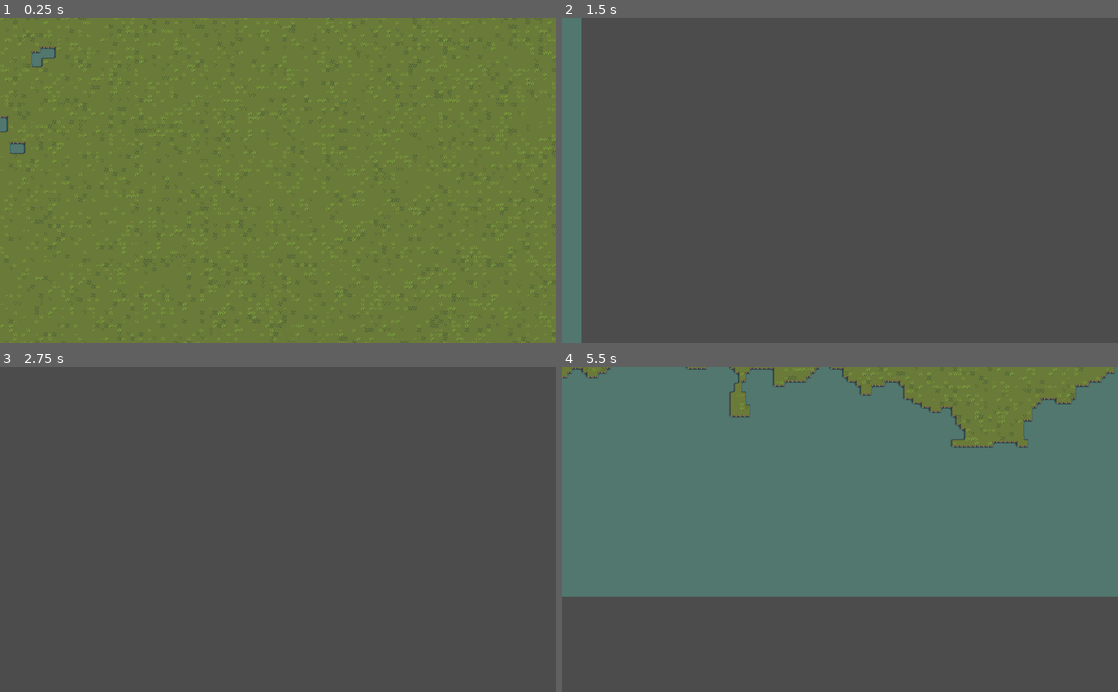
Above: before the commit, frames 1-4 (two rows, left to right).
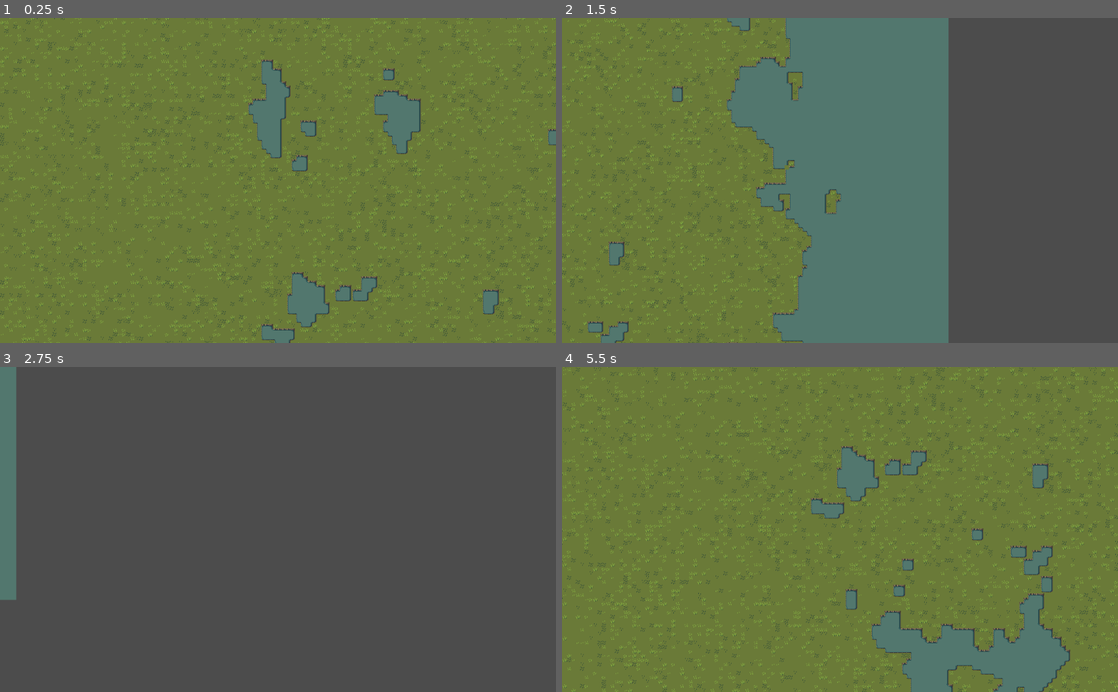
Above: after the commit, the same moments.

Repository: Icbitic/EndlessWarfare
Game: Godot game, scene res://Main.tscn
Same seed, same stepped clock (60 frames per second), same inputs: the game is played once before the commit and once after it. The engine's default icon, where the game draws it, is replaced by a stand-in: a white triangle on a blue panel in a dark square.
Inputs (mouse positions are in pixels of both pictures, inside the frame that each line leads up to):
- Up to frame 1 (0.25 s): no input
- Up to frame 2 (1.5 s): tap Enter at 0.5 s; move the mouse to (962, 164) at 0.52 s; hold Right (ui_right) 0.53-1.28 s; tap Mouse wheel up (zoom_in, bound only after the commit) at 0.6 s; tap Mouse wheel down (zoom_out, bound only after the commit) at 0.8, 1.35 s; move the mouse to (728, 196) at 1.27 s; hold Down (ui_down) from 1.28 s (still down)
- Up to frame 3 (2.75 s): tap Mouse wheel up (zoom_in, bound only after the commit) at 1.55, 2.1 s; move the mouse to (333, 458) at 2.02 s; release Down (ui_down) at 2.03 s; hold Right (ui_right) from 2.03 s (still down); tap Mouse wheel down (zoom_out, bound only after the commit) at 2.3 s
- Up to frame 4 (5.5 s): move the mouse to (812, 594) at 2.77 s; release Right (ui_right) at 2.78 s; hold Up (ui_up) 2.78-3.53 s; tap Mouse wheel down (zoom_out, bound only after the commit) at 2.85, 3.8, 4.35, 5.3 s; tap Mouse wheel up (zoom_in, bound only after the commit) at 3.05, 3.6, 4.55, 5.1 s; tap Space at 3.5 s; move the mouse to (1006, 578) at 3.52 s; hold Left (ui_left) 3.53-5.03 s; move the mouse to (673, 480) at 4.27 s; move the mouse to (867, 529) at 5.02 s; hold Down (ui_down) from 5.03 s (still down)

The runs differ from the first frame. In frame 1, 12% of the frame differs, in the area x 0-100%, y 0-100%; in frame 2, 69%; in frame 3, 2.1%; in frame 4, 91%.

Commit message:
Make Chunk only restores data

Diff:
--- a/game_world/Camera2D.gd
+++ b/game_world/Camera2D.gd
@@ -1,12 +1,17 @@
 extends Camera2D
 
-const SPEED = 2000
+# This MOVE_SPEED is in cells
+const MOVE_SPEED = 150
+const ZOOM_SPEED = 2
+const TEXTURE_SHEET_WIDTH = 8
+
 
 func _ready():
 	pass
 
 func _process(delta):
 	var velocity = Vector2()  # The player's movement vector.
+
 	if Input.is_action_pressed("ui_right"):
 		velocity.x += 1
 	if Input.is_action_pressed("ui_left"):
@@ -16,6 +21,11 @@
 	if Input.is_action_pressed("ui_up"):
 		velocity.y -= 1
 	if velocity.length() > 0:
-		velocity = velocity.normalized() * SPEED * delta
+		velocity = velocity.normalized() * MOVE_SPEED * TEXTURE_SHEET_WIDTH * delta
 
 	position += velocity
+
+	if Input.is_action_just_released("zoom_in"):
+		zoom -= ZOOM_SPEED * delta * Vector2(1, 1)
+	if Input.is_action_just_released("zoom_out"):
+		zoom += ZOOM_SPEED * delta * Vector2(1, 1)
--- a/game_world/Map.gd
+++ b/game_world/Map.gd
@@ -8,6 +8,7 @@
 const MAP_MIDPOINT = Vector2(0.5, 0.5) * MAP_SIZE
 const CHUNK_MIDPOINT = Vector2(0.5, 0.5) * CHUNK_SIZE
 const CHUNK_END_SIZE = CHUNK_SIZE - 1
+const WORLD_HEIGHT = 5
 
 var player
 var thread
@@ -29,46 +30,71 @@
 	#thread.start(self, "_generate")
 
 	_generate()
+
+	for i in _chunks.keys():
+		draw_chunk(_chunks[i].chunk_position, false)
+
 	$Terrain.update_bitmask_region()
 
 func _exit_tree():
 	if thread != null:
 		thread.wait_to_finish()
 
-func draw_cell(x, y, z, tile, update_bitmask = true):
+func draw_cell(x, y, z, update_bitmask = true):
 	match z:
 		TERRAIN:
-			$Terrain.set_cell(x, y, tile)
+			$Terrain.set_cell(x, y, get_cell(x, y, z))
 			if update_bitmask:
 				$Terrain.update_bitmask_region()
 			return OK
 		PATH:
-			$Path.set_cell(x, y, tile)
+			$Path.set_cell(x, y, get_cell(x, y, z))
 			return OK
 		FLOOR:
-			$Floor.set_cell(x, y, tile)
+			$Floor.set_cell(x, y, get_cell(x, y, z))
 			return OK
 		FENCE:
-			$Fence.set_cell(x, y, tile)
+			$Fence.set_cell(x, y, get_cell(x, y, z))
 			return OK
 		WALL:
-			$Wall.set_cell(x, y, tile)
+			$Wall.set_cell(x, y, get_cell(x, y, z))
 			return OK
 		_:
 			return ERR_DOES_NOT_EXIST
 
 
+func draw_chunk(chunk_position, update = false):
+	var _chunk = _chunks[chunk_position]
+	for z in range(WORLD_HEIGHT):
+		for i in range(CHUNK_SIZE):
+			for j in range(CHUNK_SIZE):
+				draw_cell(i + chunk_position.x * CHUNK_SIZE,
+						j + chunk_position.y * CHUNK_SIZE, z, update)
+	return OK
+
 func set_cell(x, y, z, tile, update_bitmask = true):
 	var chunk_position = Vector2(floor(x / CHUNK_SIZE), floor(y / CHUNK_SIZE))
-	return _chunks[chunk_position].set_cell(Vector2(
+	_chunks[chunk_position].set_cell(Vector2(
 			x - CHUNK_SIZE * chunk_position.x,
 			y - CHUNK_SIZE * chunk_position.y),
 			z, tile, update_bitmask)
+	draw_cell(x + CHUNK_SIZE * chunk_position.x,y + CHUNK_SIZE * chunk_position.y,
+			z, update_bitmask)
+
+func get_cell(x, y, z):
+	var chunk_position = Vector2(floor(x / CHUNK_SIZE), floor(y / CHUNK_SIZE))
+	if _chunks[chunk_position].data.has(Vector3(
+			x - CHUNK_SIZE * chunk_position.x,
+			y - CHUNK_SIZE * chunk_position.y, z)):
+		return _chunks[chunk_position].data[Vector3(
+				x - CHUNK_SIZE * chunk_position.x,
+				y - CHUNK_SIZE * chunk_position.y, z)]
+	return ERR_DOES_NOT_EXIST
 
 func _generate():
 	# The random_seed is required to keep sync of all the chunks' random seed
-	randomize()
-	var random_seed = randi()
+	#randomize()
+	var random_seed = 1#randi()
 
 	# If MAP_SIZE / CHUNK_SIZE cannot be a integer
 	# Use the closest integer smaller than it instead
@@ -80,7 +106,6 @@
 			var _chunk_position = Vector2(i, j)
 			_chunk.chunk_position = _chunk_position
 			_chunks[_chunk_position] = _chunk
-			_chunk.map = self
 			_chunk.generate(random_seed)
 			$Chunks.add_child(_chunk)
 	return OK
--- a/game_world/World.tscn
+++ b/game_world/World.tscn
@@ -89,4 +89,5 @@
 [node name="Camera2D" type="Camera2D" parent="."]
 offset = Vector2( 1024, 1024 )
 current = true
+smoothing_enabled = true
 script = ExtResource( 9 )
--- a/game_world/chunk.gd
+++ b/game_world/chunk.gd
@@ -10,10 +10,8 @@
 
 const CHUNK_LAST_INDEX = CHUNK_SIZE - 1
 
-var data = {} setget _set_data
+var data = {}
 var chunk_position = Vector2()
-
-var map
 
 func _ready():
 	position = chunk_position * CHUNK_SIZE * TEXTURE_SHEET_WIDTH
@@ -29,6 +27,7 @@
 
 		line.points = PoolVector2Array(points)
 		line.width = 1
+		line.default_color = Color(0, 0, 0, 1)
 		add_child(line)
 
 	if Settings.draw_cell_outline:
@@ -53,30 +52,12 @@
 		add_child(line)
 
 func generate(random_seed):
-
-	self.data = TerrainGenerator.generate(chunk_position, random_seed)
+	data = TerrainGenerator.generate(chunk_position, random_seed)
 	return OK
 
 func set_cell(x, y, z, tile, update_bitmask = true):
 	if data.has(Vector3(x, y, z)):
 		data[Vector3(x, y, z)] = tile
-
-		map.draw_cell(x + CHUNK_SIZE * chunk_position.x,y + CHUNK_SIZE * chunk_position.y,
-				z, tile, update_bitmask)
-
 		return OK
 	else:
 		return ERR_DOES_NOT_EXIST
-
-# Only run when initializing
-func _set_data(value):
-	data = value
-	_draw_chunk()
-
-func _draw_chunk():
-	for z in range(WORLD_HEIGHT):
-		for i in range(CHUNK_SIZE):
-			for j in range(CHUNK_SIZE):
-				if data.has(Vector3(i, j, z)):
-					map.draw_cell(CHUNK_SIZE * chunk_position.x + i, CHUNK_SIZE * chunk_position.y + j, z, data[Vector3(i, j ,z)], false)
-	return OK
--- a/project.godot
+++ b/project.godot
@@ -76,10 +76,24 @@
 "svg/scale": 1.0
 }
 
+[input]
+
+zoom_in={
+"deadzone": 0.5,
+"events": [ Object(InputEventMouseButton,"resource_local_to_scene":false,"resource_name":"","device":0,"alt":false,"shift":false,"control":false,"meta":false,"command":false,"button_mask":0,"position":Vector2( 0, 0 ),"global_position":Vector2( 0, 0 ),"factor":1.0,"button_index":4,"pressed":false,"doubleclick":false,"script":null)
+ ]
+}
+zoom_out={
+"deadzone": 0.5,
+"events": [ Object(InputEventMouseButton,"resource_local_to_scene":false,"resource_name":"","device":0,"alt":false,"shift":false,"control":false,"meta":false,"command":false,"button_mask":0,"position":Vector2( 0, 0 ),"global_position":Vector2( 0, 0 ),"factor":1.0,"button_index":5,"pressed":false,"doubleclick":false,"script":null)
+ ]
+}
+
 [physics]
 
 common/enable_pause_aware_picking=true
 
 [rendering]
 
+2d/snapping/use_gpu_pixel_snap=true
 environment/default_environment="res://default_env.tres"
